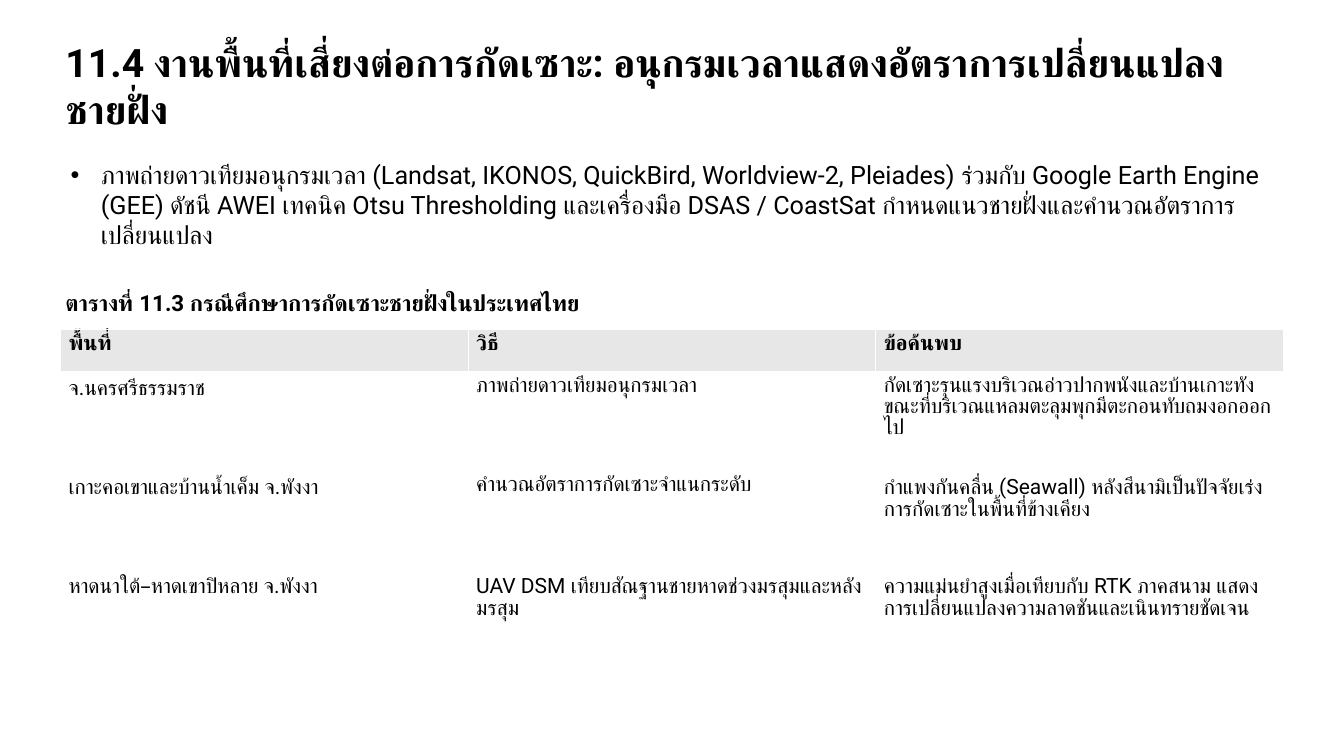
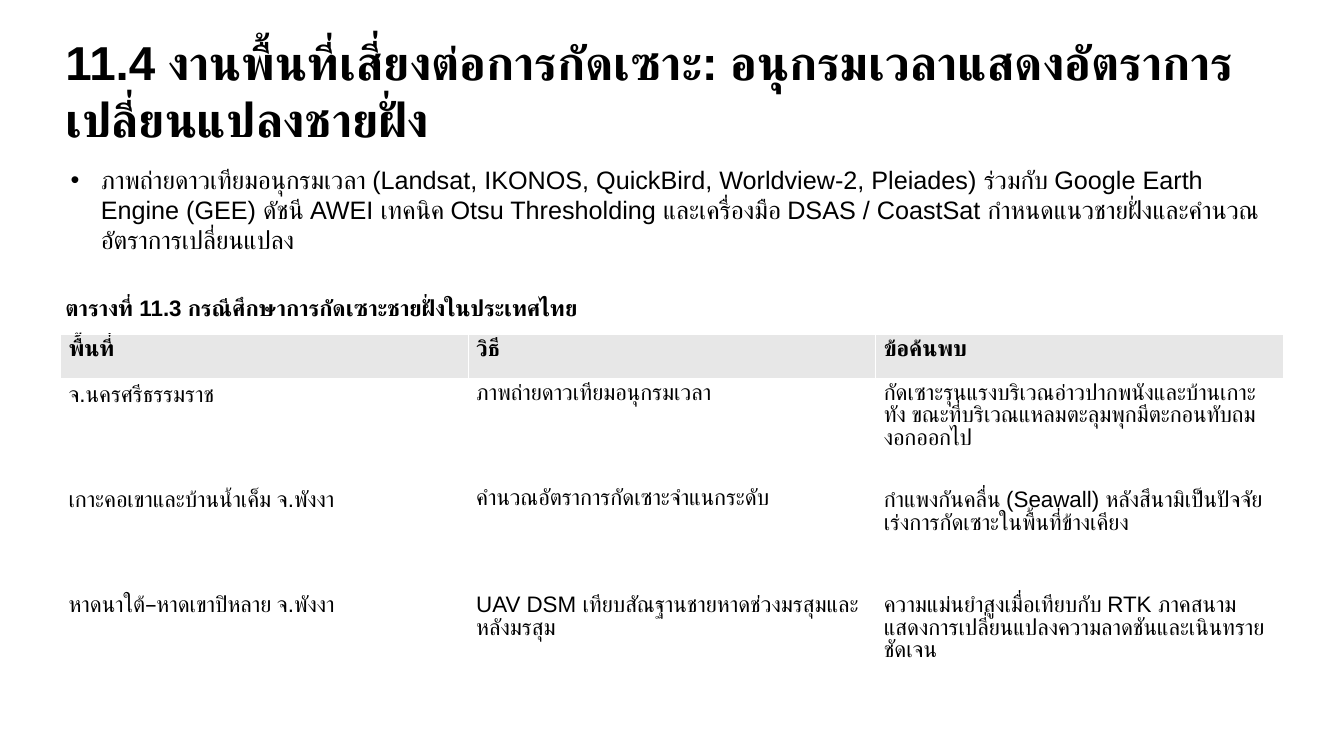
Before and after one commit to soravisAmn/Presentation, a slide deck: slide 55 of Surveying Technologies/draft#1/draft1.pptx. Drawn at 1344x756 pixels with LibreOffice and Linux fonts; fonts in the diff are those of the drawing. Boxes give left, top, right and bottom in pixels: in the first picture for what was removed or moved away, otherwise in the second. Text is boxed around its words. In the diff, an @@ line names an element or a change of style, - is before the commit and + after.

```diff
--- a/Surveying Technologies/draft#1/draft1.pptx
+++ b/Surveying Technologies/draft#1/draft1.pptx
@@ text "11.4 งานพื้นที่เสี่ยงต่อการกัดเซาะ: อนุกรมเวลาแสดงอัตราการเป ..." at (65, 43, 1084, 138): size 28 to 34 pt, font Roboto to Arial @@
@@ text "ภาพถ่ายดาวเทียมอนุกรมเวลา (Landsat, IKONOS, QuickBird, World ..." at (101, 170, 1259, 250): font Roboto to Arial @@
@@ text "ตารางที่ 11.3 กรณีศึกษาการกัดเซาะชายฝั่งในประเทศไทย" at (65, 299, 577, 317): font Roboto to Arial @@
@@ table at (60, 335, 1282, 694) @@
@@ size 15 to 16 pt, font Roboto to Arial @@
@@ table: place and size @@
-table at (60, 330, 1282, 669)
+table at (60, 335, 1282, 694)
```
Also in this commit, not shown: 62 other slides changed, 35 other files.
